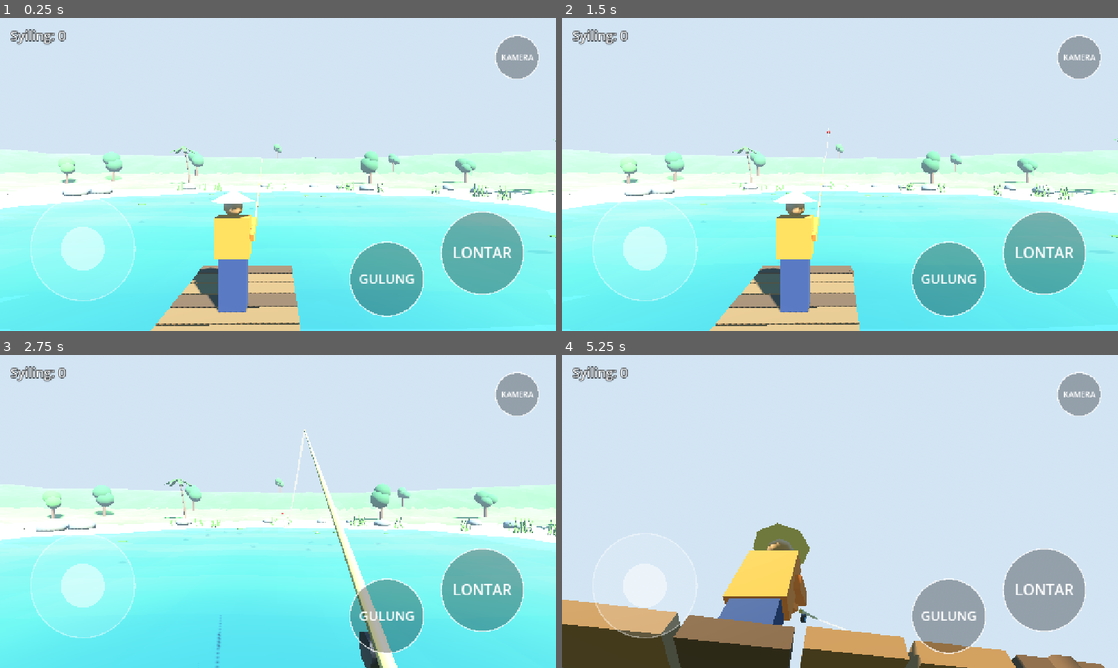
Above: before the commit, frames 1-4 (two rows, left to right).
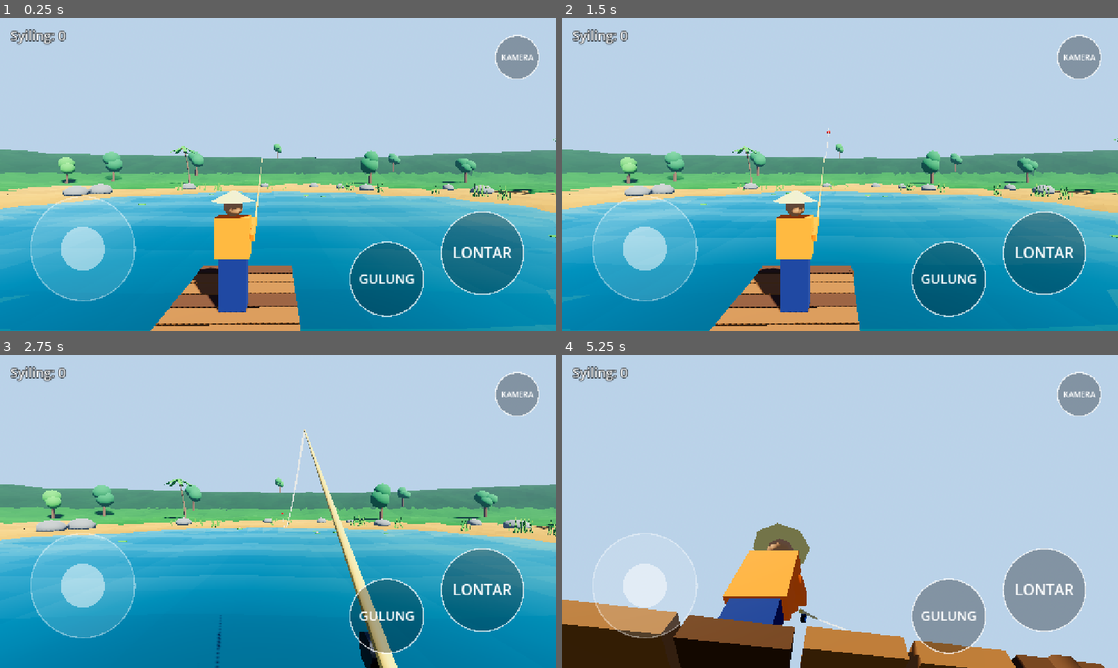
Above: after the commit, the same moments.

Repository: Aschraf-fx/game-memancing
Game: Godot game, scene res://scenes/main.tscn
The game is run twice, just before and just after one commit, with the same random seed, the same clock (stepped at 60 frames per second) and the same inputs.
Inputs (mouse positions are in pixels of both pictures, inside the frame that each line leads up to):
- Up to frame 1 (0.25 s): no input
- Up to frame 2 (1.5 s): move the mouse to (962, 158) at 0.52 s; hold D (move_right) 0.53-1.25 s; hold Space (cast) 0.53-1.25 s; click (962, 158) at 0.67 s; drag from (728, 190) to (812, 237) at 1.27 s
- Up to frame 3 (2.75 s): move the mouse to (333, 442) at 2.02 s; hold D (move_right) from 2.03 s (still down); tap V (toggle_camera) at 2.1 s; click (333, 442) at 2.17 s
- Up to frame 4 (5.25 s): release D (move_right) at 2.75 s; drag from (812, 574) to (673, 464) at 2.77 s; tap Enter at 3.5, 5 s; move the mouse to (1006, 558) at 3.52 s; hold A (move_left) 3.53-4.25 s; hold Space (cast) 3.53-4.25 s; click (1006, 558) at 3.67 s; drag from (673, 464) to (756, 433) at 4.27 s; move the mouse to (867, 511) at 5.02 s; hold S (move_back) from 5.03 s (still down); tap V (toggle_camera) at 5.1 s; click (867, 511) at 5.17 s

The runs differ from the first frame. In frame 1, 63% of the frame differs, in the area x 0-100%, y 0-100%; in frame 2, 63%; in frame 3, 63%; in frame 4, 26%.

Commit message:
Baiki kamera tersentak di fon dan warna pudar di versi web
- Kawalan sentuh kira seretan sendiri ikut jari, guna koordinat tempatan,
  dan abaikan lompatan besar; emulasi tetikus->sentuhan hanya di PC.
- Hidupkan physics interpolation; pusing kamera, lentur joran dan
  anggukan badan dibuat dalam langkah fizik supaya gerakan licin.
- Warna tanah ditukar ke linear sendiri (sama di semua renderer),
  persekitaran guna ACES, cahaya ambien/matahari lebih rendah, saturasi
  naik, air lebih gelap.
- Ujian baru: jalan + seret kamera serentak dengan dua jari.

Co-Authored-By: Claude Opus 5.5 (1M context) <noreply@anthropic.com>
Claude-Session: https://claude.ai/code/session_01GGKqoECA2hv6z82hVuG9oc

Diff:
--- a/project.godot
+++ b/project.godot
@@ -20,7 +20,11 @@
 
 [input_devices]
 
-pointing/emulate_touch_from_mouse=true
+pointing/emulate_touch_from_mouse=false
+
+[physics]
+
+common/physics_interpolation=true
 
 [rendering]
 
--- a/scenes/main.tscn
+++ b/scenes/main.tscn
@@ -21,8 +21,8 @@
 [ext_resource type="Script" path="res://scripts/core/game_input.gd" id="19_input"]
 
 [sub_resource type="ProceduralSkyMaterial" id="sky_mat"]
-sky_top_color = Color(0.22, 0.48, 0.85, 1)
-sky_horizon_color = Color(0.68, 0.8, 0.9, 1)
+sky_top_color = Color(0.16, 0.4, 0.8, 1)
+sky_horizon_color = Color(0.6, 0.75, 0.9, 1)
 ground_bottom_color = Color(0.3, 0.36, 0.26, 1)
 ground_horizon_color = Color(0.68, 0.8, 0.9, 1)
 sun_angle_max = 20.0
@@ -33,12 +33,17 @@
 [sub_resource type="Environment" id="env"]
 background_mode = 2
 sky = SubResource("sky")
-ambient_light_source = 3
-ambient_light_energy = 0.5
-tonemap_mode = 2
+ambient_light_source = 2
+ambient_light_color = Color(0.62, 0.7, 0.82, 1)
+ambient_light_energy = 0.55
+tonemap_mode = 3
+tonemap_white = 6.0
 fog_enabled = true
-fog_light_color = Color(0.7, 0.8, 0.9, 1)
-fog_density = 0.004
+fog_light_color = Color(0.62, 0.74, 0.88, 1)
+fog_density = 0.0015
+adjustment_enabled = true
+adjustment_contrast = 1.08
+adjustment_saturation = 1.25
 
 [sub_resource type="ShaderMaterial" id="water_mat"]
 render_priority = 0
@@ -68,7 +73,7 @@
 [node name="Sun" type="DirectionalLight3D" parent="."]
 rotation = Vector3(-0.85, 0.6, 0)
 light_color = Color(1, 0.95, 0.86, 1)
-light_energy = 1.2
+light_energy = 0.85
 shadow_enabled = true
 directional_shadow_max_distance = 60.0
 
--- a/scripts/core/game_input.gd
+++ b/scripts/core/game_input.gd
@@ -20,6 +20,11 @@
 
 
 func _ready() -> void:
+	# Di PC, klik tetikus dikira sentuhan supaya butang skrin boleh diuji.
+	# Di fon (termasuk browser fon) matikan, kalau tak sentuhan jari bercampur
+	# dengan "tetikus palsu" dan kamera melompat.
+	var on_phone := OS.has_feature("mobile") or OS.has_feature("web_android") or OS.has_feature("web_ios")
+	Input.emulate_touch_from_mouse = not on_phone
 	for action in KEYS:
 		if not InputMap.has_action(action):
 			InputMap.add_action(action, 0.2)
--- a/scripts/core/main.gd
+++ b/scripts/core/main.gd
@@ -21,6 +21,7 @@
 	if angler.global_position.y < -1.0:
 		angler.global_transform = _spawn
 		angler.velocity = Vector3.ZERO
+		angler.reset_physics_interpolation()
 		hud.show_message("Eh, jangan terjun kolam!")
 
 
--- a/scripts/fishing/bobber.gd
+++ b/scripts/fishing/bobber.gd
@@ -17,6 +17,8 @@
 
 
 func _ready() -> void:
+	# Pelampung digerakkan terus oleh skrip, jadi tak perlu physics interpolation.
+	physics_interpolation_mode = Node.PHYSICS_INTERPOLATION_MODE_OFF
 	body_entered.connect(_on_body_entered)
 
 
--- a/scripts/fishing/fishing_line.gd
+++ b/scripts/fishing/fishing_line.gd
@@ -32,7 +32,7 @@
 	if not bobber.visible or cam == null:
 		return
 
-	var a := angler.rod_tip.global_position
+	var a := angler.rod_tip.get_global_transform_interpolated().origin
 	var b := bobber.global_position + Vector3.UP * 0.06
 	var sag := max_sag * (1.0 - tension) * clampf(a.distance_to(b) / 10.0, 0.0, 1.0)
 	var mid := (a + b) * 0.5 + Vector3.DOWN * sag * 2.0
--- a/scripts/player/angler.gd
+++ b/scripts/player/angler.gd
@@ -49,23 +49,18 @@
 			else GeometryInstance3D.SHADOW_CASTING_SETTING_ON
 
 
-func _process(delta: float) -> void:
+func _process(_delta: float) -> void:
 	if Input.is_action_just_pressed("toggle_camera"):
 		toggle_camera()
 
+
+# Semua perubahan kedudukan/pusingan dibuat dalam langkah fizik supaya
+# physics interpolation kekalkan gerakan licin (dalam _process skrin tersentak di fon).
+func _physics_process(delta: float) -> void:
 	var look := GameInput.consume_look() * look_sensitivity
 	rotate_y(deg_to_rad(-look.x))
 	head.rotation.x = clampf(head.rotation.x - deg_to_rad(look.y), deg_to_rad(min_pitch), deg_to_rad(max_pitch))
 
-	rod_pivot.rotation.x = _rod_rest_pitch - rod_bend * deg_to_rad(30.0)
-
-	# Badan terangguk sikit masa berjalan.
-	var speed := Vector2(velocity.x, velocity.z).length()
-	_walk_t += delta * speed * 4.0
-	body.position.y = absf(sin(_walk_t)) * 0.04 if speed > 0.1 else 0.0
-
-
-func _physics_process(delta: float) -> void:
 	var input := Vector2.ZERO
 	if not movement_locked:
 		input = Input.get_vector("move_left", "move_right", "move_forward", "move_back")
@@ -77,3 +72,10 @@
 	else:
 		velocity.y -= 9.8 * delta
 	move_and_slide()
+
+	rod_pivot.rotation.x = _rod_rest_pitch - rod_bend * deg_to_rad(30.0)
+
+	# Badan terangguk sikit masa berjalan.
+	var speed := Vector2(velocity.x, velocity.z).length()
+	_walk_t += delta * speed * 4.0
+	body.position.y = absf(sin(_walk_t)) * 0.04 if speed > 0.1 else 0.0
--- a/scripts/ui/touch_controls.gd
+++ b/scripts/ui/touch_controls.gd
@@ -7,6 +7,9 @@
 ## Di PC, klik tetikus dikira sebagai sentuhan (emulate_touch_from_mouse).
 
 @export var look_sensitivity := 1.0
+## Abaikan lompatan seretan yang lebih besar dari ni (piksel per event).
+## Sesetengah browser fon hantar lompatan besar bila jari kedua mula sentuh.
+@export var max_look_step := 80.0
 
 const BUTTONS := {
 	"cast": "LONTAR",
@@ -15,6 +18,7 @@
 }
 
 var _fingers := {}  # indeks jari -> peranan ("stick", "look", atau nama aksi)
+var _last_pos := {}  # indeks jari -> kedudukan terakhir (untuk kira seretan sendiri)
 var _stick := Vector2.ZERO
 
 
@@ -34,13 +38,18 @@
 	}
 
 
-func _input(event: InputEvent) -> void:
+func _input(raw_event: InputEvent) -> void:
+	if not (raw_event is InputEventScreenTouch or raw_event is InputEventScreenDrag):
+		return
+	# Tukar ke koordinat kawalan ni (ambil kira skala skrin fon yang berbeza-beza).
+	var event := make_input_local(raw_event)
 	if event is InputEventScreenTouch:
 		if event.pressed:
 			var role := _hit(event.position)
 			if role == "":
 				return
 			_fingers[event.index] = role
+			_last_pos[event.index] = event.position
 			if role == "stick":
 				_update_stick(event.position)
 			elif role != "look":
@@ -48,6 +57,7 @@
 		else:
 			var role: String = _fingers.get(event.index, "")
 			_fingers.erase(event.index)
+			_last_pos.erase(event.index)
 			if role == "stick":
 				_update_stick(_layout()["stick"][0])
 			elif role in BUTTONS:
@@ -60,7 +70,12 @@
 			_update_stick(event.position)
 			queue_redraw()
 		elif role == "look":
-			GameInput.look_delta += event.relative * look_sensitivity
+			# Kira seretan dari kedudukan jari ni sendiri, bukan event.relative,
+			# supaya jari joystick tak bercampur dengan jari kamera.
+			var step: Vector2 = event.position - _last_pos.get(event.index, event.position)
+			_last_pos[event.index] = event.position
+			if step.length() <= max_look_step:
+				GameInput.look_delta += step * look_sensitivity
 
 
 func _hit(pos: Vector2) -> String:
--- a/scripts/world/pond_world.gd
+++ b/scripts/world/pond_world.gd
@@ -72,7 +72,6 @@
 	var mesh := st.commit()
 	var mat := StandardMaterial3D.new()
 	mat.vertex_color_use_as_albedo = true
-	mat.vertex_color_is_srgb = true
 	mat.roughness = 1.0
 	mat.cull_mode = BaseMaterial3D.CULL_DISABLED
 	mesh.surface_set_material(0, mat)
@@ -96,7 +95,8 @@
 	var h := (a.y + b.y + c.y) / 3.0
 	var col := _ground_color(h, (a + b + c) / 3.0)
 	st.set_normal(normal)
-	st.set_color(col)
+	# Warna vertex mesti linear; tukar sendiri supaya sama di semua renderer (web & fon).
+	st.set_color(col.srgb_to_linear())
 	st.add_vertex(a)
 	st.add_vertex(b)
 	st.add_vertex(c)
--- a/shaders/water.gdshader
+++ b/shaders/water.gdshader
@@ -2,7 +2,7 @@
 render_mode blend_mix, cull_disabled;
 
 // Air low-poly: ombak kecil + permukaan bersegi (flat shading).
-uniform vec4 water_color : source_color = vec4(0.12, 0.42, 0.42, 0.85);
+uniform vec4 water_color : source_color = vec4(0.07, 0.3, 0.34, 0.88);
 uniform float wave_height = 0.05;
 uniform float wave_speed = 1.0;
 
@@ -20,5 +20,5 @@
 	ALBEDO = water_color.rgb;
 	ALPHA = water_color.a;
 	ROUGHNESS = 0.15;
-	SPECULAR = 0.6;
+	SPECULAR = 0.4;
 }
--- a/tests/test_flow.gd
+++ b/tests/test_flow.gd
@@ -28,6 +28,31 @@
 		await physics_frame
 	Input.action_release("move_forward")
 	_check(angler.global_position.z < start.z - 0.5, "pemain boleh berjalan ke depan")
+
+	# Sentuhan dua jari: jalan dengan joystick sambil seret kamera.
+	var touch: Control = main.get_node("Touch/TouchControls")
+	var lay: Dictionary = touch._layout()
+	var stick: Vector2 = lay["stick"][0]
+	var look_start := Vector2(touch.size.x * 0.75, touch.size.y * 0.4)
+	_touch(0, stick, true)
+	_drag(0, stick + Vector2(0, -lay["stick"][1]))
+	_touch(1, look_start, true)
+	var yaw0 := angler.rotation.y
+	var pos0 := angler.global_position
+	for i in 20:
+		_drag(1, look_start + Vector2(4 * (i + 1), 0))
+		await physics_frame
+	var turned := absf(angle_difference(yaw0, angler.rotation.y))
+	_check(angler.global_position.distance_to(pos0) > 0.3, "jalan dengan joystick sambil seret kamera")
+	_check(turned > deg_to_rad(5) and turned < deg_to_rad(40), "kamera pusing ikut seretan (%.1f darjah)" % rad_to_deg(turned))
+	var yaw1 := angler.rotation.y
+	_drag(1, look_start + Vector2(900, 0))  # lompatan palsu dari browser
+	await physics_frame
+	await physics_frame
+	_check(absf(angle_difference(yaw1, angler.rotation.y)) < deg_to_rad(1), "lompatan seretan besar diabaikan")
+	_touch(1, look_start, false)
+	_touch(0, stick, false)
+	await physics_frame
 
 	var mode := angler.cam_mode
 	Input.action_press("toggle_camera")
@@ -82,6 +107,21 @@
 	quit(1 if failures else 0)
 
 
+func _touch(index: int, pos: Vector2, pressed: bool) -> void:
+	var ev := InputEventScreenTouch.new()
+	ev.index = index
+	ev.position = root.get_final_transform() * pos  # koordinat skrin sebenar
+	ev.pressed = pressed
+	Input.parse_input_event(ev)
+
+
+func _drag(index: int, pos: Vector2) -> void:
+	var ev := InputEventScreenDrag.new()
+	ev.index = index
+	ev.position = root.get_final_transform() * pos
+	Input.parse_input_event(ev)
+
+
 func _check(ok: bool, what: String) -> void:
 	print(("  OK   " if ok else "  GAGAL ") + what)
 	if not ok:
